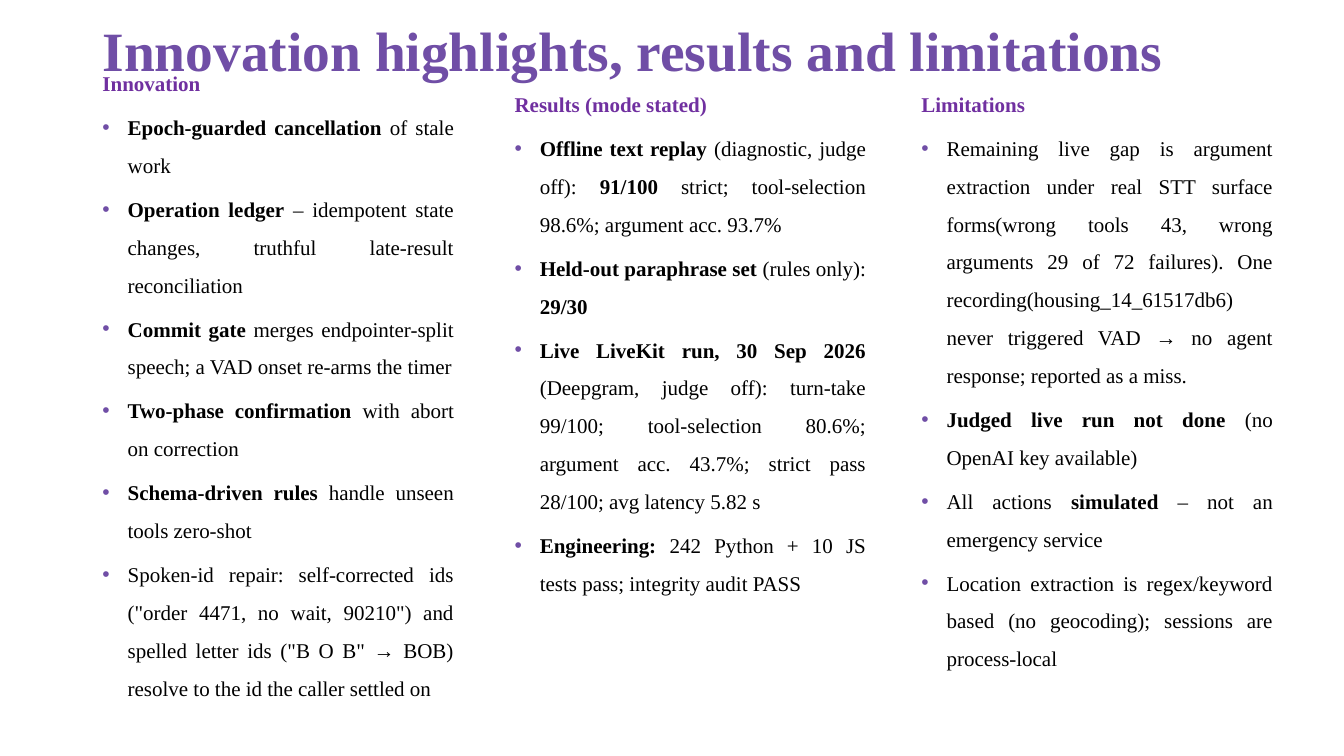
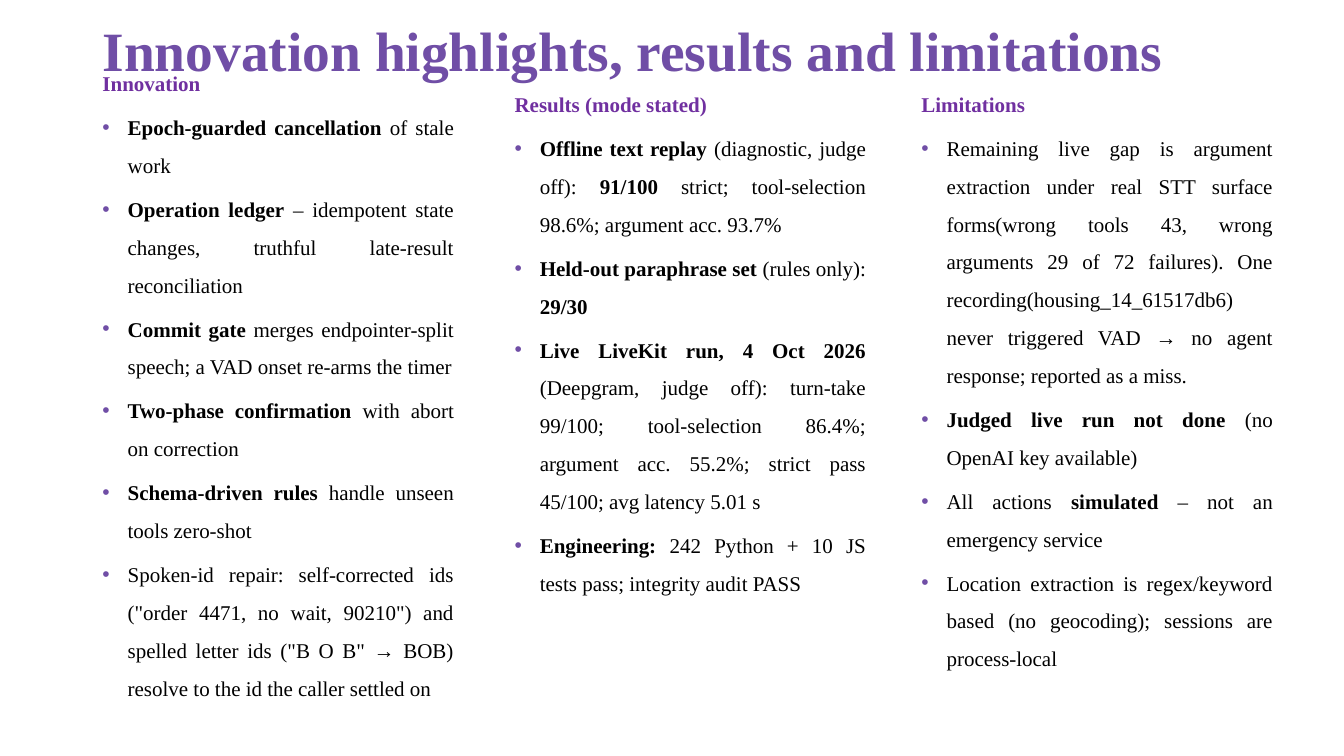
Before and after one commit to RomitDeokar/TriageLine, a slide deck: slide 8 of docs/deck/SRM_Wizards_5_Submission.pptx. Drawn at 1344x756 pixels with LibreOffice and Linux fonts; fonts in the diff are those of the drawing. Boxes give left, top, right and bottom in pixels: in the first picture for what was removed or moved away, otherwise in the second. Text is boxed around its words. In the diff, an @@ line names an element or a change of style, - is before the commit and + after.

Commit message:
Live FDB-v3 45/100: enable semantic turn detector + refresh reported scores
- cascaded_agent: eagerly import livekit.plugins.turn_detector.multilingual at module
  scope (main thread) so its InferenceRunner registers. The plugin registers at import
  time and refused registration from the job thread, so every live run silently fell back
  to VAD-only endpointing. Verified ACTIVE in every job.
- detector-aware commit gate: shorter settle/endpointing when the detector is deciding
  end-of-turn (0.6/1.6 s, 0.25/0.9 s), conservative fallback otherwise.
- resilient_fdb_run.sh: abort a pass the moment the worker dies so the next pass restarts a
  fresh worker instead of recording empty rooms behind a dead worker.
- Results (official evaluators, pinned config, planner off, judge off): strict 45/100,
  turn-take 99/100, tool-selection 86.4%, argument 55.2%, avg latency 5.01 s.
  Artifacts: results/live_20261004T130647Z/. Previous best 42/100; committed artifact 28/100.
- Refresh README, submission.yaml, DECK_OUTLINE, results.md and the submission decks.

```diff
--- a/docs/deck/SRM_Wizards_5_Submission.pptx
+++ b/docs/deck/SRM_Wizards_5_Submission.pptx
@@ text at (540, 343, 866, 514): text changed @@
-• Live LiveKit run, 30 Sep 2026 (Deepgram, judge off): turn-take 99/100; tool-selection 80.6%; argument acc. 43.7%; strict pass 28/100; avg latency 5.82 s
+• Live LiveKit run, 4 Oct 2026 (Deepgram, judge off): turn-take 99/100; tool-selection 86.4%; argument acc. 55.2%; strict pass 45/100; avg latency 5.01 s
```
Also in this commit, not shown: 7 other files.
